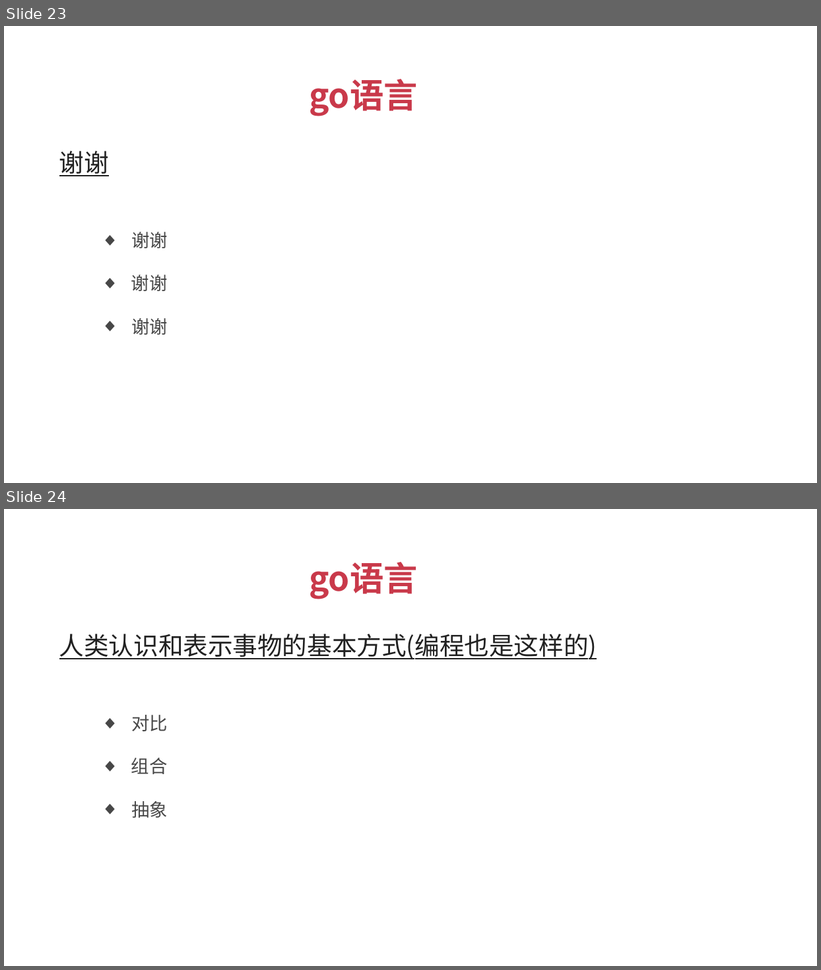
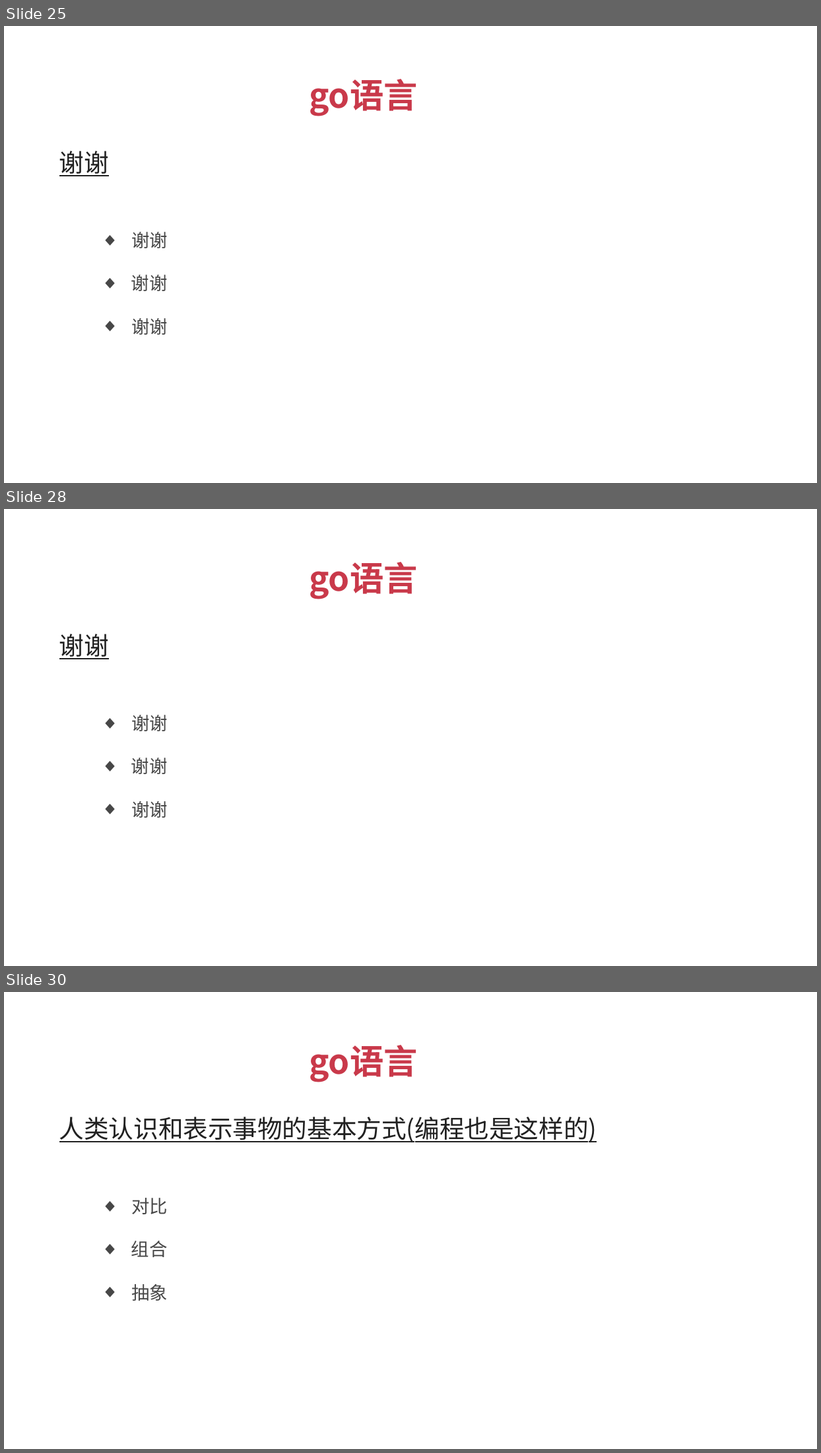
Before and after one commit to xuqiang76/golang, a slide deck: tuling/go语言_傻大猫.pptx. Shown one above the other, each under a label of ours: slides 23 and 24 before the commit, slides 25, 28 and 30 after it; the slides between them are not shown. The pictures are 821x970 and 821x1453 pixels, drawn with LibreOffice and Linux fonts; fonts in the diff are those of the drawing. Boxes give left, top, right and bottom in pixels: in the first picture for what was removed or moved away, otherwise in the second. Text is boxed around its words. In the diff, an @@ line names an element or a change of style, - is before the commit and + after.

```diff
--- a/tuling/go语言_傻大猫.pptx
+++ b/tuling/go语言_傻大猫.pptx
@@ slide 28 added at bbox=[4, 509, 817, 966], background #FFFFFF @@
@@ text added at bbox=[309, 562, 417, 599], 30 pt, text #C9394A, bold @@
+go语言
@@ text added at bbox=[59, 634, 109, 659], 22 pt, text #212121, bold, underline @@
+谢谢
@@ text added at bbox=[131, 715, 168, 731], 16 pt, text #474747 @@
+  ◆ 谢谢
@@ text added at bbox=[131, 758, 168, 774], 16 pt, text #474747 @@
+  ◆ 谢谢
@@ text added at bbox=[131, 801, 168, 818], 16 pt, text #474747 @@
+  ◆ 谢谢
@@ what was slide 23 is now slide 25 @@
@@ what was slide 24 is now slide 30 @@
```
Also in this commit, not shown: 1 slide changed, 5 other slides added, 4 other files.
